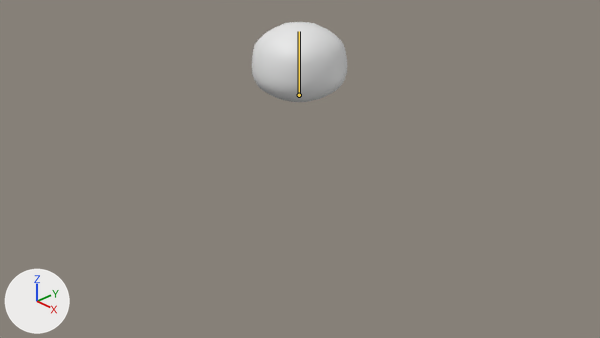
One commit to the Blender file project/ResourcesData/GameScene/Model/player_move.blend: the scene before it, then after it.
Before and after are seen from the file's camera 'Camera'. Lighting does not change. The marker at lower left points along +X, +Y and +Z. Both versions are drawn at frame 19 of the action 'アーマチュアAction'; the numbers are the values there. The bones that bend it are drawn over the model as lines.
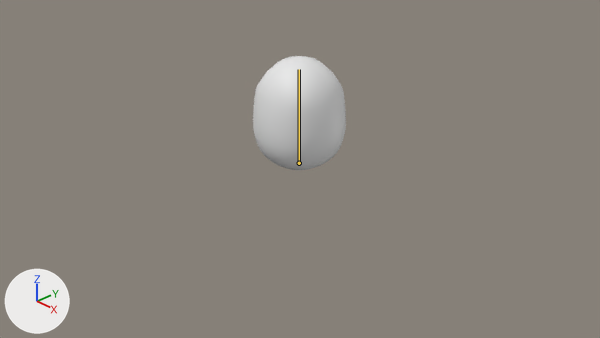
The change in detail:
Bone 'main' (bone_main) moves from (0.0, 1.503, 0.0) to (0.0, 0.518, 0.0).
Bone 'main' (bone_main) is rescaled from (0.82, 0.84, 0.82) to (0.82, 1.33, 0.82).

What differs and where, as boxes (x1, y1, x2, y2) in the pictures (600 x 338 px):
'Cube', posed (42% taller)
    before: (252, 22, 347, 102)
    after: (253, 56, 346, 170)
bone 'main', root to tip
    before: (299, 95) to (299, 31)
    after: (299, 163) to (299, 69)
